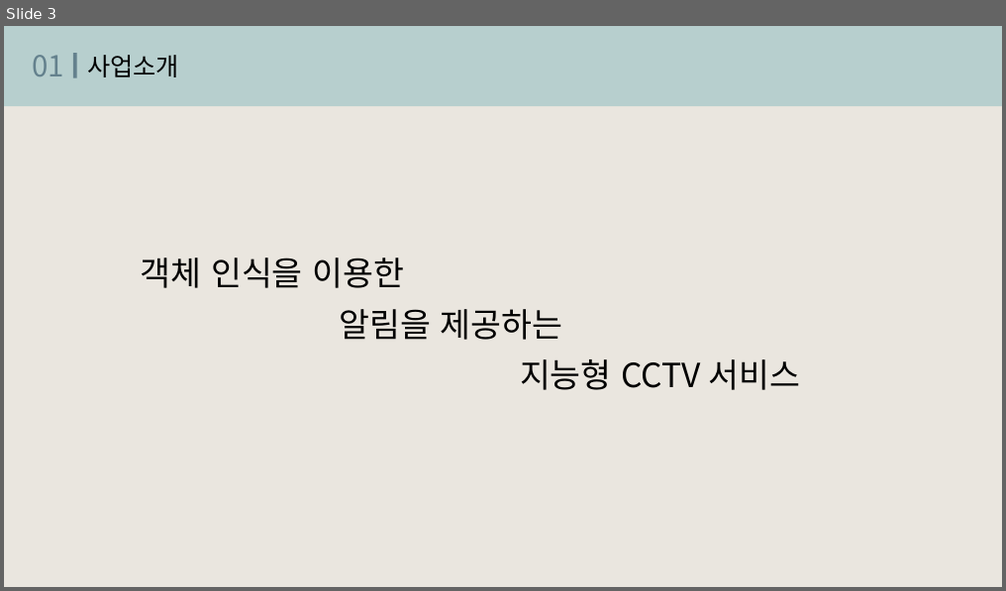
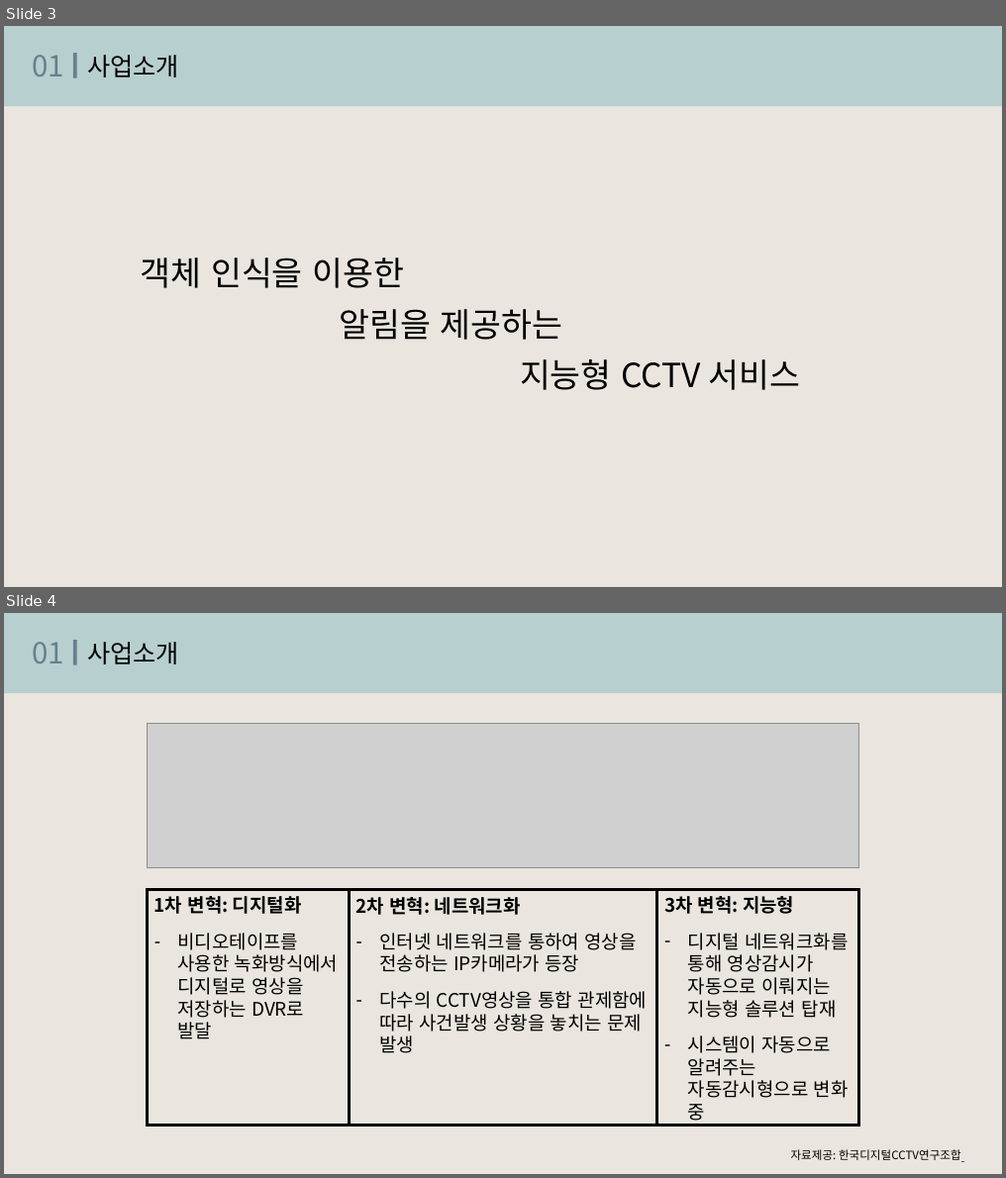
Before and after one commit to jinujeon/ICE_CAP, a slide deck: Docs/사업계획서.pptx. Shown one above the other, each under a label of ours: slide 3 before the commit, slides 3 and 4 after it. The pictures are 1006x591 and 1006x1178 pixels, drawn with LibreOffice and Linux fonts; fonts in the diff are those of the drawing; grey boxes stand for pictures. Boxes give left, top, right and bottom in pixels: in the first picture for what was removed or moved away, otherwise in the second. Text is boxed around its words. In the diff, an @@ line names an element or a change of style, - is before the commit and + after.

Commit message:
사업계획서_v2

```diff
--- a/Docs/사업계획서.pptx
+++ b/Docs/사업계획서.pptx
@@ slide 4 added at <box>4,613,1002,1174</box>, background #EAE6DF @@
@@ rectangle added at <box>4,613,1002,693</box>, fill #B7CFCE @@
@@ text added at <box>33,642,65,663</box>, 28 pt, text #64818D @@
+01
@@ rectangle added at <box>73,640,76,665</box>, fill #64818D @@
@@ text added at <box>87,642,179,664</box>, 24 pt, text #000000 @@
+사업소개
@@ picture added at <box>147,723,859,868</box> @@
@@ rectangle added at <box>147,890,350,1125</box>, outline #000000 2.75 pt @@
@@ text added at <box>154,896,338,1040</box>, 18 pt, text #000000 @@
+1차 변혁: 디지털화
+– 비디오테이프를 사용한 녹화방식에서 디지털로 영상을 저장하는 DVR로 발달
@@ rectangle added at <box>350,890,657,1125</box>, outline #000000 3 pt @@
@@ text added at <box>356,897,648,1054</box>, 18 pt, text #000000 @@
+2차 변혁: 네트워크화
+– 인터넷 네트워크를 통하여 영상을 전송하는 IP카메라가 등장
+– 다수의 CCTV영상을 통합 관제함에 따라 사건발생 상황을 놓치는 문제 발생
@@ rectangle added at <box>657,890,859,1125</box>, outline #000000 3 pt @@
@@ text added at <box>664,896,848,1098</box>, 18 pt, text #000000 @@
+3차 변혁: 지능형
+– 디지털 네트워크화를 통해 영상감시가 자동으로 이뤄지는 지능형 솔루션 탑재
+– 시스템이 자동으로 알려주는 자동감시형으로 변화 중
@@ text added at <box>791,1150,961,1160</box>, 11 pt, text #000000 @@
+자료제공: 한국디지털CCTV연구조합
```
Also in this commit, not shown: 7 slides changed, 1 other slide added.
